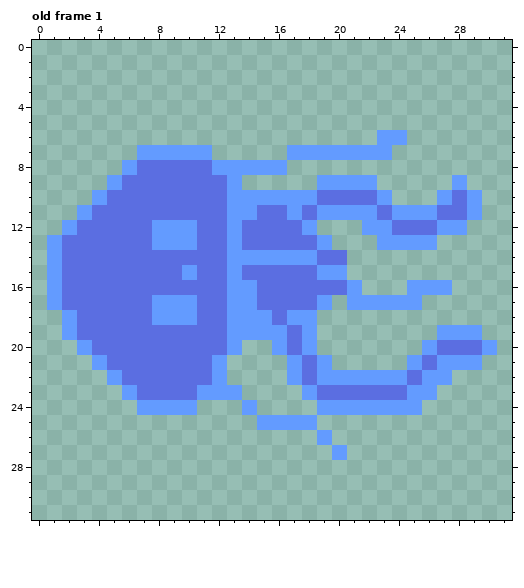
A pixel-art file gets an edit: assets/sprites/enemies/cyberspace/cs_enemy_light.ase. Above: the version before the commit.
32x32 pixels, 2 frames. Shown: old frame 1. The commit also changed other frames, which this record leaves out.
New version:
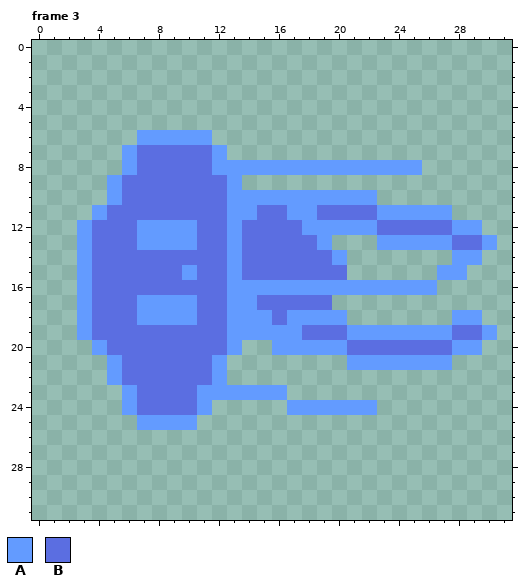
Palette (. is transparent): A #639bff  B #5b6ee1
A new or re-ordered frame is compared with the old frame closest to it.
Edits made:
frames 2 -> 6
Frame 3 is new; against old frame 1, layer "Lvl1":
The author put colour A in row 6 at x 7 to 11; in row 7 at x 6 and 12; in row 8 at x 17 to 25; in row 12 at x 19 to 21 and 29; in row 13 at x 27 and 30; in row 14 at x 28 to 29.
The author put colour A in row 15 at x 27 to 28; in row 16 at x 22 to 24; in row 18 at x 19 to 20 and 28 to 29; in row 19 at x 21 to 26 and 30; in row 20 at x 19 to 20; in row 21 at x 21 to 24.
The author put colour A in row 23 at x 14 to 16; in row 24 at x 6, 11 and 17 to 18; in row 25 at x 7 to 10.
Colour B becomes colour A in row 10 at x 5 and 19 to 22; in row 11 at x 4, 18, 23 and 27; in rows 12 to 13 at x 3 and 7; in row 14 at x 3 and 20; in row 15 at x 3; in row 16 at x 3 and 15 to 20.
Colour B becomes colour A in rows 17 to 18 at x 3 and 7; in row 19 at x 3 and 17; in row 20 at x 4, 17 and 28 to 29; in row 21 at x 5 and 26.
The author put colour B in row 13 at x 28 to 29; in row 19 at x 19 to 20; in row 20 at x 21 to 25.
Colour A becomes colour B in row 7 at x 7 to 11; in row 11 at x 19 to 22; in row 12 at x 23 and 27; in row 14 at x 14 to 18; in row 15 at x 19 to 20; in row 17 at x 19.
Colour A becomes colour B in row 19 at x 18 and 28 to 29; in row 20 at x 26; in row 24 at x 7 to 10.
Colour A is removed in row 6 at x 23 to 24; in row 7 at x 17 to 23; in row 9 at x 19 to 22 and 28; in row 10 at x 4, 23, 27 and 29; in row 11 at x 3 and 29; in row 12 at x 2.
Colour A is removed in rows 13 to 15 at x 1; in row 16 at x 1 and 27; in row 17 at x 1 and 21 to 25; in rows 18 to 19 at x 2; in row 20 at x 3 and 30; in row 21 at x 4, 17, 19 and 28 to 29.
Colour A is removed in row 22 at x 17, 19 to 24 and 26 to 27; in row 23 at x 18 and 25 to 26; in row 24 at x 14 and 23 to 25; in row 25 at x 15 to 18; in row 26 at x 19; in row 27 at x 20.
Colour B is removed in rows 10 to 11 at x 28; in rows 13 to 17 at x 2; in row 21 at x 18; in row 22 at x 18 and 25; in row 23 at x 19 to 24.
Changed places in both pictures, as pixel boxes (x1, y1, x2, y2):
changed: (47, 130, 497, 460)
